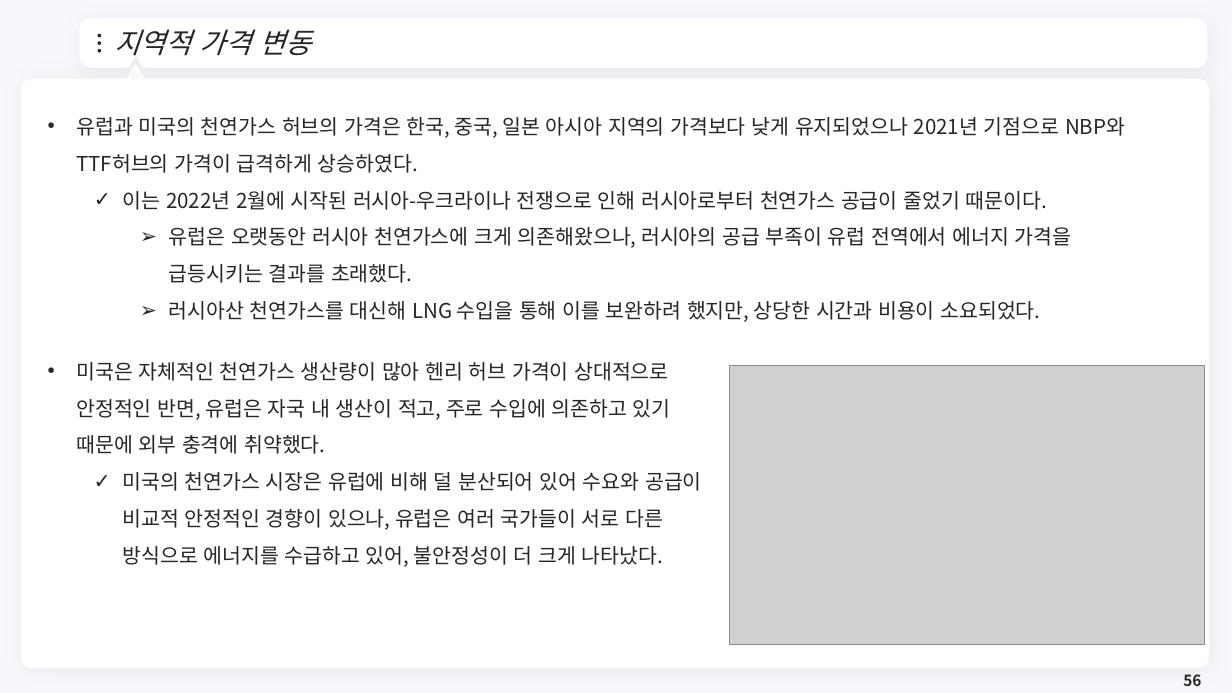
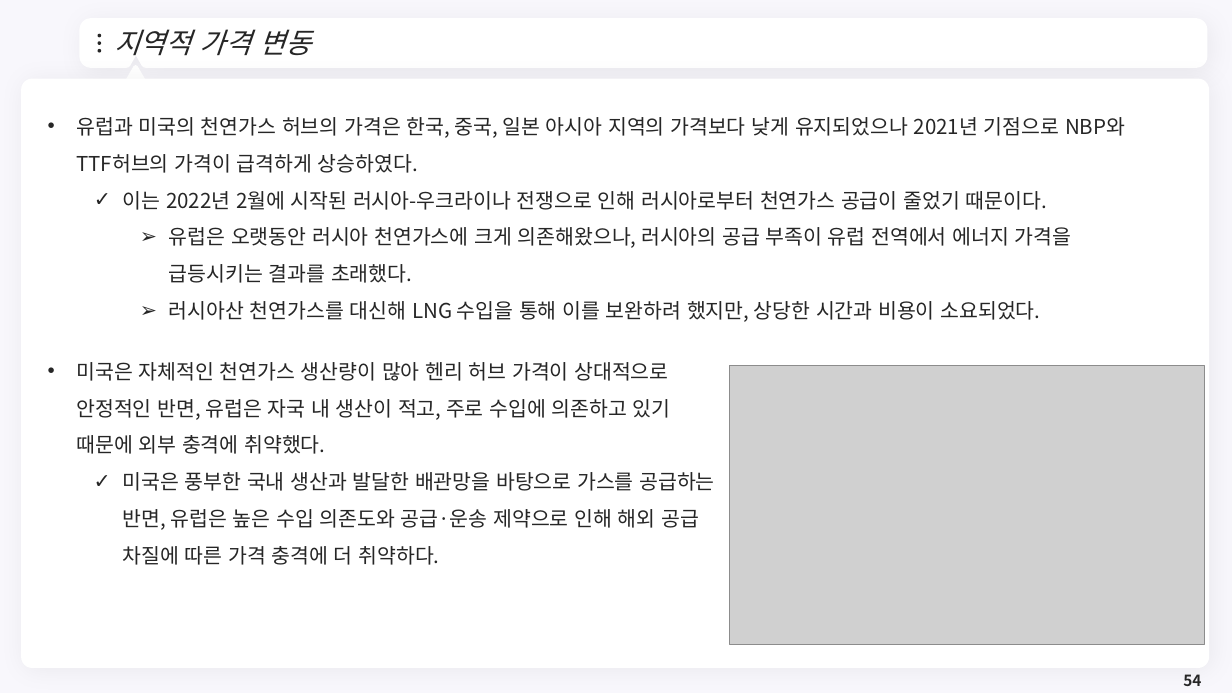
Before and after one commit to meandthey/Teaching, a slide deck: slide 54 of 에너지경제학/자원에너지경제학_Chapter_4 (가스).pptx (slide 56 before the commit). Drawn at 1232x693 pixels with LibreOffice and Linux fonts; fonts in the diff are those of the drawing; grey boxes stand for pictures; background and template pictures are left out. Boxes give left, top, right and bottom in pixels: in the first picture for what was removed or moved away, otherwise in the second. Text is boxed around its words. In the diff, an @@ line names an element or a change of style, - is before the commit and + after.

```diff
--- a/에너지경제학/자원에너지경제학_Chapter_4 (가스).pptx
+++ b/에너지경제학/자원에너지경제학_Chapter_4 (가스).pptx
@@ text at box(123, 472, 714, 565): text changed @@
-  ✓ 미국의 천연가스 시장은 유럽에 비해 덜 분산되어 있어 수요와 공급이 비교적 안정적인 경향이 있으나, 유럽은 여러 국가들이 서로 다른 방식으로 에너지를 수급하고 있어, 불안정성이 더 크게 나타났다.
+  ✓ 미국은 풍부한 국내 생산과 발달한 배관망을 바탕으로 가스를 공급하는 반면, 유럽은 높은 수입 의존도와 공급·운송 제약으로 인해 해외 공급 차질에 따른 가격 충격에 더 취약하다.
@@ page number at box(1183, 674, 1201, 686): text changed @@
-56
+54
```
Also in this commit, not shown: 19 other slides changed, 2 slides removed, 1 other file.
